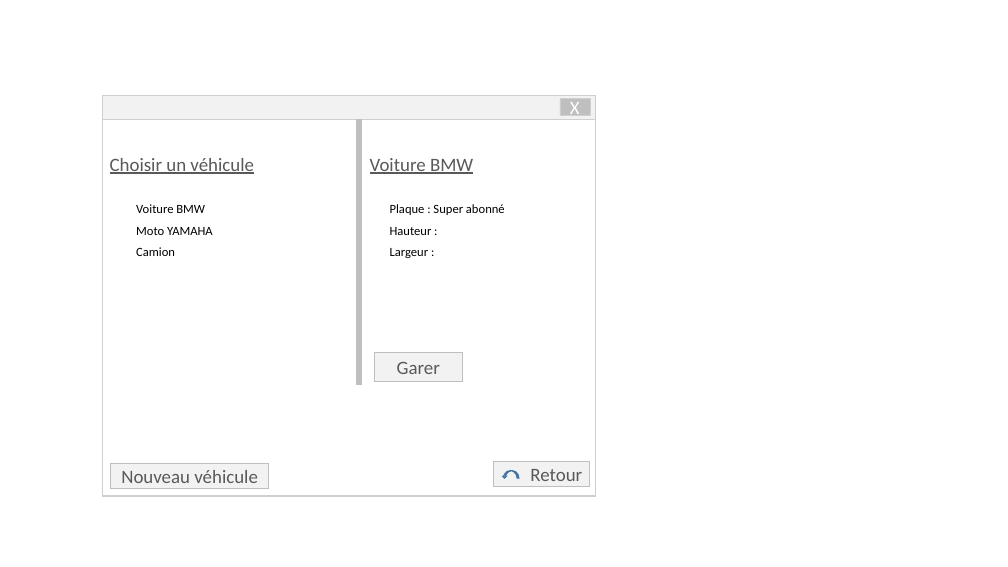
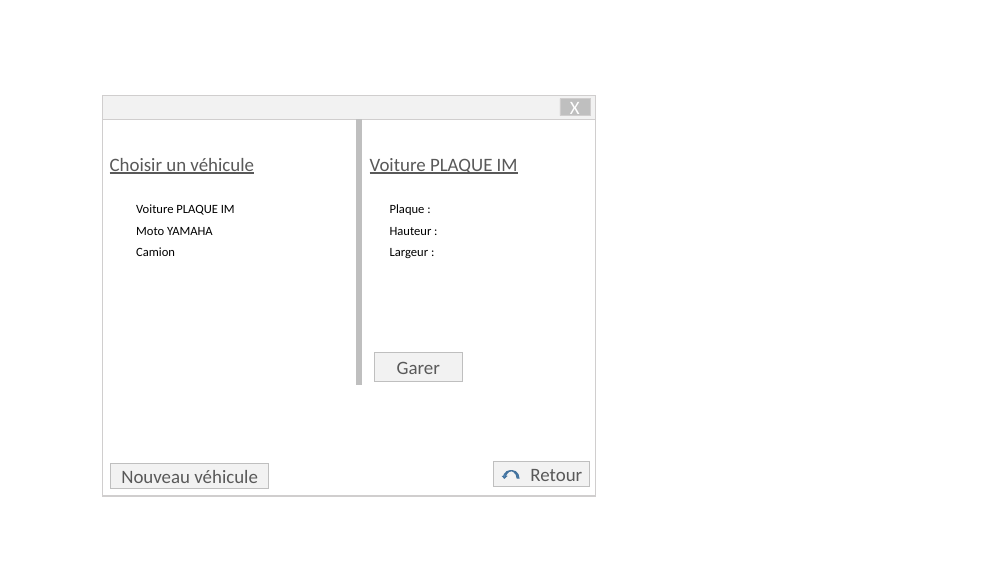
Before and after one commit to YoannGa/PTUT2018, a slide deck: slide 2 of Documentation/maquette.pptx. Drawn at 1008x567 pixels with LibreOffice and Linux fonts; fonts in the diff are those of the drawing. Boxes give left, top, right and bottom in pixels: in the first picture for what was removed or moved away, otherwise in the second. Text is boxed around its words. In the diff, an @@ line names an element or a change of style, - is before the commit and + after.

```diff
--- a/Documentation/maquette.pptx
+++ b/Documentation/maquette.pptx
@@ text at (x1=370, y1=158, x2=518, y2=174): text changed @@
-Voiture BMW
+Voiture PLAQUE IM
@@ text at (x1=136, y1=204, x2=235, y2=215): text changed @@
-Voiture BMW
+Voiture PLAQUE IM
@@ text at (x1=390, y1=204, x2=425, y2=215): text changed @@
-Plaque : Super abonné
+Plaque :
```
Also in this commit, not shown: 2 other slides changed.
